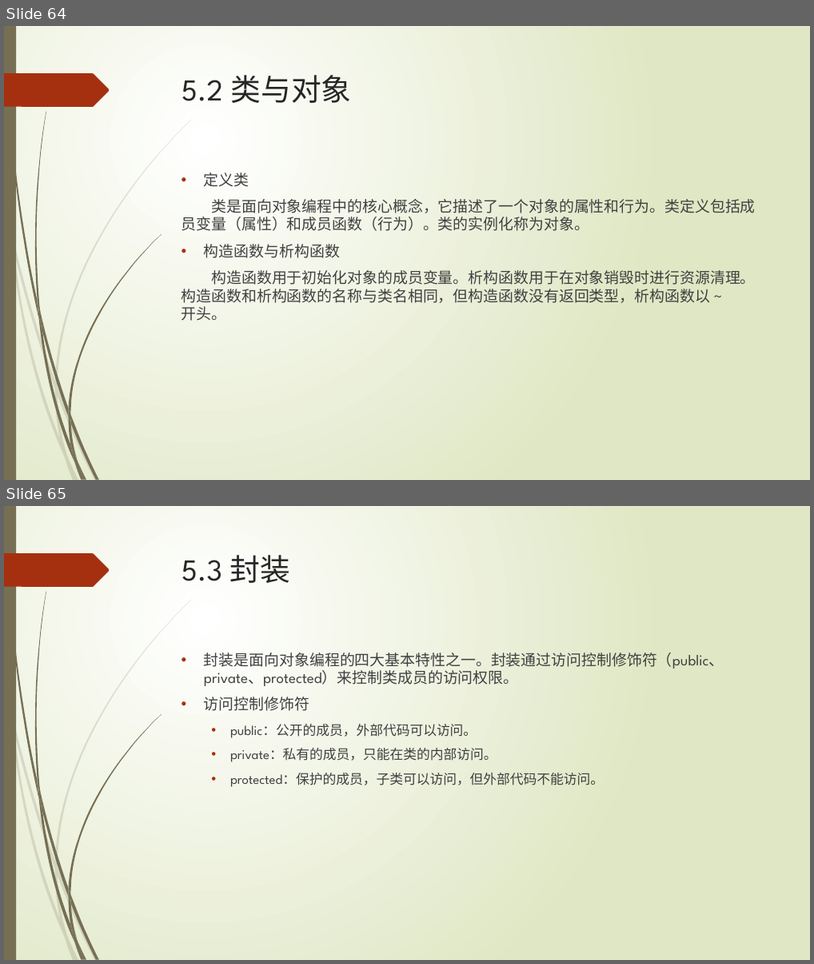
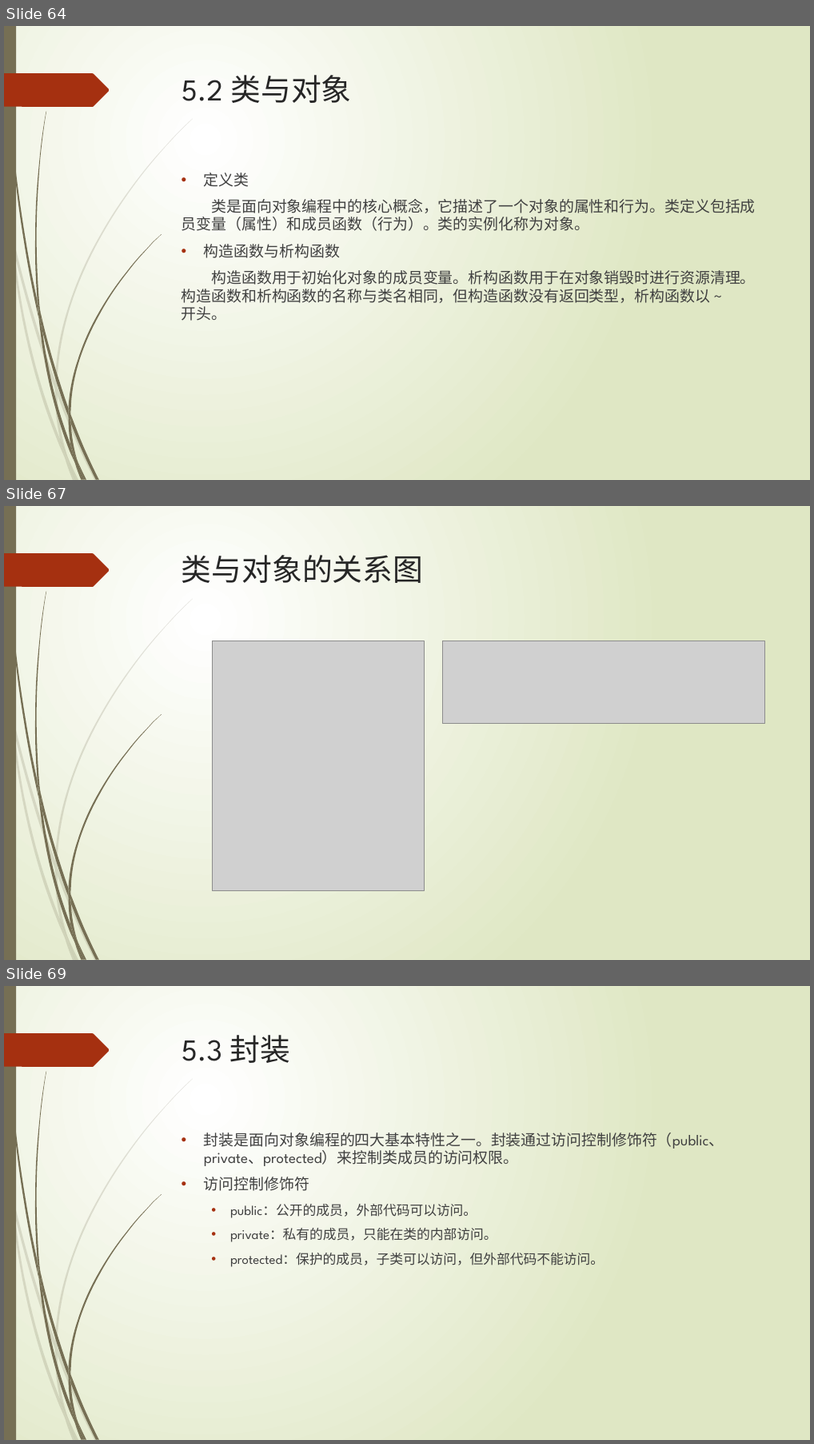
Before and after one commit to liuty2006/learn, a slide deck: learn_cpp/docs/C++语言培训.pptx. Shown one above the other, each under a label of ours: slides 64 and 65 before the commit, slides 64, 67 and 69 after it; the slides between them are not shown. The pictures are 814x964 and 814x1444 pixels, drawn with LibreOffice and Linux fonts; fonts in the diff are those of the drawing; grey boxes stand for pictures. Boxes give left, top, right and bottom in pixels: in the first picture for what was removed or moved away, otherwise in the second. Text is boxed around its words. In the diff, an @@ line names an element or a change of style, - is before the commit and + after.

```diff
--- a/learn_cpp/docs/C++语言培训.pptx
+++ b/learn_cpp/docs/C++语言培训.pptx
@@ slide 67 added at <box>4,506,810,960</box>, background gradient #FFFFFF to #DFE8C4; not listed: 24 template elements that a slide beside it also shows @@
@@ title added at <box>182,555,423,583</box>, 36 pt, text #262626 @@
+类与对象的关系图
@@ picture added at <box>212,641,424,891</box> @@
@@ picture added at <box>443,641,765,723</box> @@
@@ what was slide 65 is now slide 69 @@
```
Also in this commit, not shown: 1 slide changed, 8 other slides added, 1 other file.
